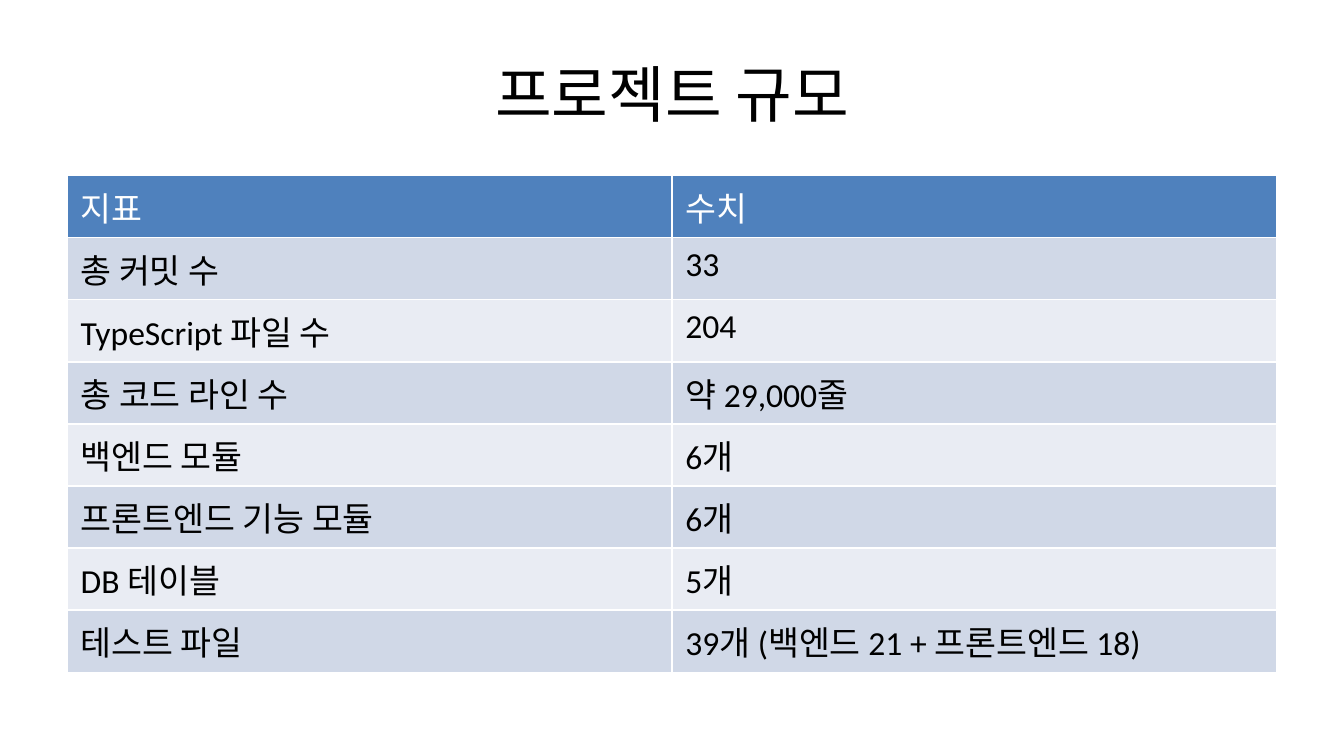
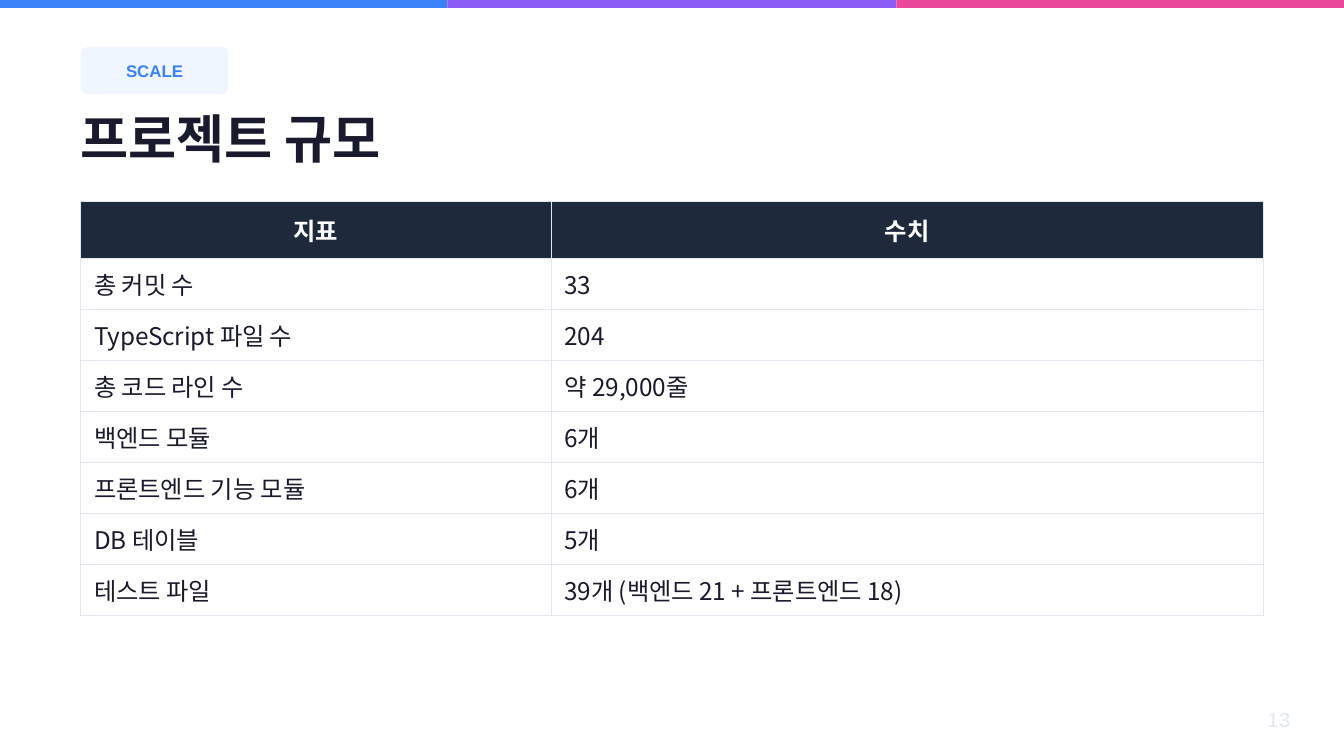
Before and after one commit to shinysky73/ai-worker, a slide deck: slide 13 of docs/REPORT_SLIDES.pptx. Drawn at 1344x756 pixels with LibreOffice and Linux fonts; fonts in the diff are those of the drawing. Boxes give left, top, right and bottom in pixels: in the first picture for what was removed or moved away, otherwise in the second. Text is boxed around its words. In the diff, an @@ line names an element or a change of style, - is before the commit and + after.

```diff
--- a/docs/REPORT_SLIDES.pptx
+++ b/docs/REPORT_SLIDES.pptx
@@ rectangle added at (0,0,448,8), fill #3B82F6 @@
@@ rectangle added at (448,0,896,8), fill #8B5CF6 @@
@@ rectangle added at (896,0,1344,8), fill #EC4899 @@
@@ rounded rectangle added at (81,47,228,94), fill #EFF6FF @@
@@ text added at (126,65,183,77), 9 pt, text #3B82F6, bold @@
+SCALE
@@ text "프로젝트 규모": place and size @@
-text "프로젝트 규모" at (495,66,848,122)
+text "프로젝트 규모" at (81,114,380,163)
@@ text "프로젝트 규모" at (81,114,380,163): size 33 to 28 pt, font Calibri to Noto Sans CJK KR, text colour #000000 to #1A1A2E, bold on; alignment centre to left @@
@@ table at (81,202,1263,616) @@
@@ fill #4F81BD to #1E293B in row 1 @@
@@ fill #D0D8E8 to none in 8 cells @@
@@ fill #E9EDF4 to none in 6 cells @@
@@ size 18 to 13 pt, font Calibri to Noto Sans CJK KR, text colour #000000 to #1A1A2E @@
@@ bold on in "지표", "수치" @@
@@ alignment left to centre @@
@@ borders changed @@
@@ table: place and size @@
-table at (67,176,1277,675)
+table at (81,202,1263,616)
```
Also in this commit, not shown: 15 other slides changed, 2 slides added, 1 slide removed, 1 other file.
